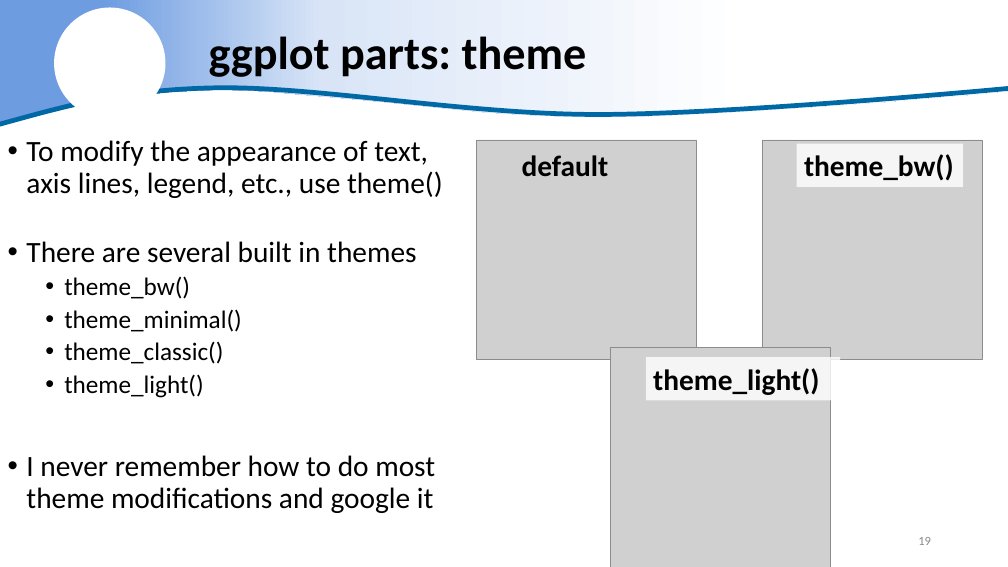
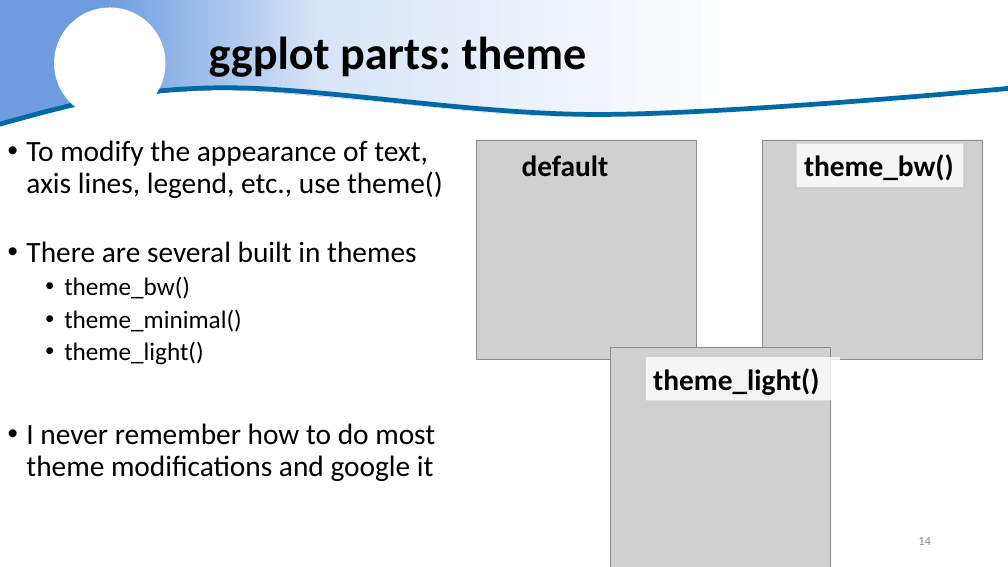
Before and after one commit to justinpriest/ADFG_R_Intro_Workshop, a slide deck: slide 14 of presentations/7 - Amazing Charts & How to Make Them.pptx (slide 19 before the commit). Drawn at 1008x567 pixels with LibreOffice and Linux fonts; fonts in the diff are those of the drawing; grey boxes stand for pictures; background and template pictures are left out. Boxes give left, top, right and bottom in pixels: in the first picture for what was removed or moved away, otherwise in the second. Text is boxed around its words. In the diff, an @@ line names an element or a change of style, - is before the commit and + after.

Commit message:
updating ggplot presentation to incorporate improvements from last course

```diff
--- a/presentations/7 - Amazing Charts & How to Make Them.pptx
+++ b/presentations/7 - Amazing Charts & How to Make Them.pptx
@@ text at (64, 341, 223, 364): paragraph removed @@
-  • theme_classic()
@@ page number at (918, 537, 931, 545): text changed @@
-19
+14
```
Also in this commit, not shown: 4 other slides changed, 3 slides added.
